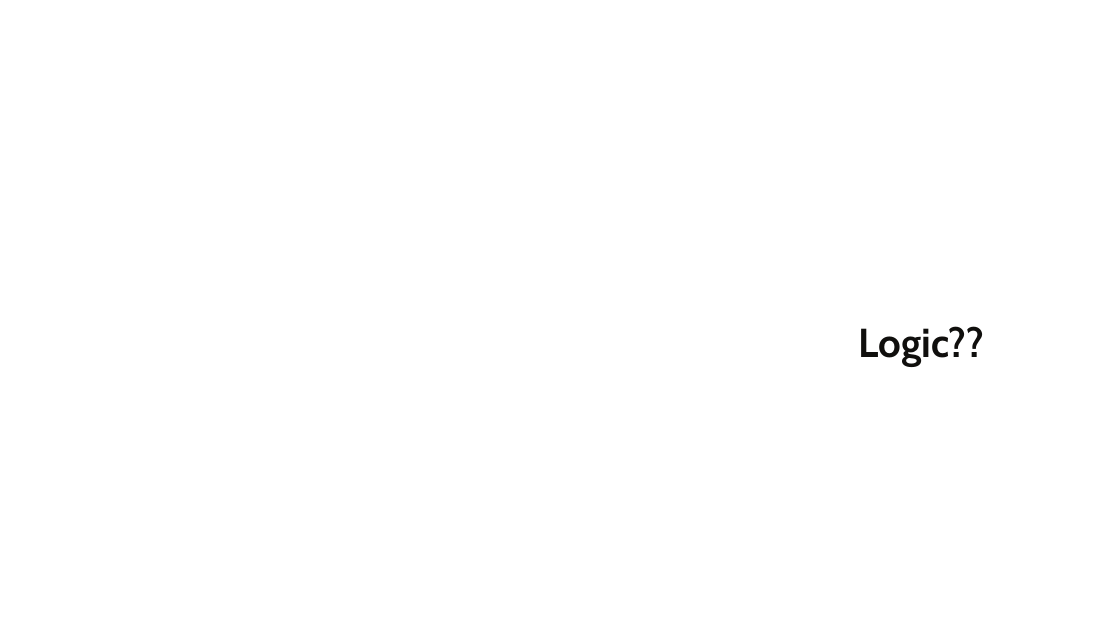
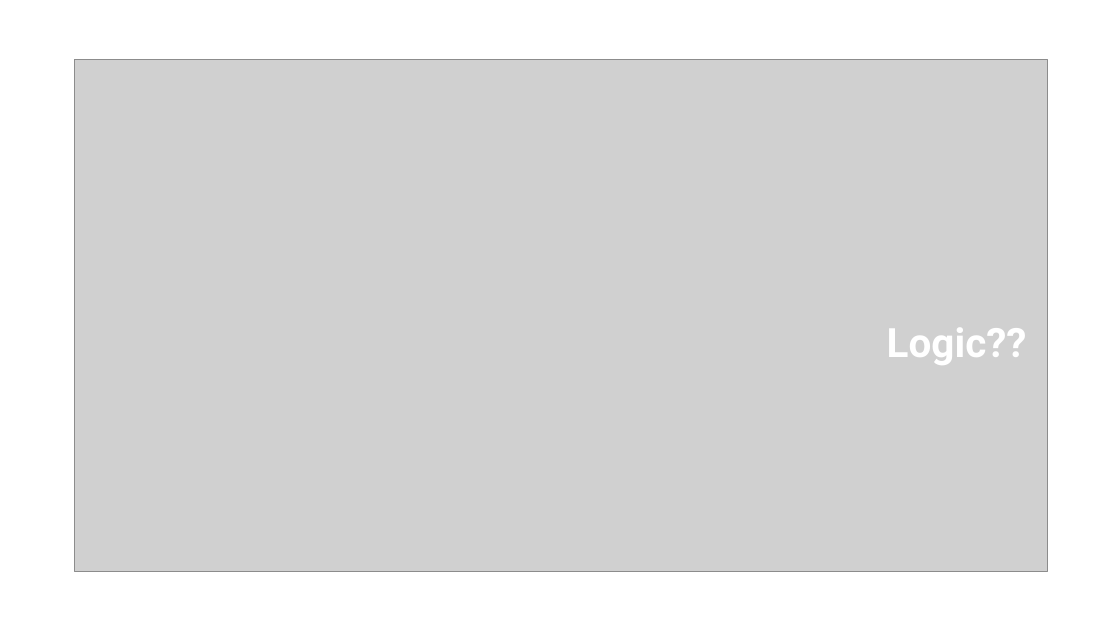
Before and after one commit to jagsbit/Split-Bill, a slide deck: slide 6 of presentatoin.pptx (slide 5 before the commit). Drawn at 1120x630 pixels with LibreOffice and Linux fonts; fonts in the diff are those of the drawing; grey boxes stand for pictures; background and template pictures are left out. Boxes give left, top, right and bottom in pixels: in the first picture for what was removed or moved away, otherwise in the second. Text is boxed around its words. In the diff, an @@ line names an element or a change of style, - is before the commit and + after.

Commit message:
ppt updated

```diff
--- a/presentatoin.pptx
+++ b/presentatoin.pptx
@@ picture added at (x1=74, y1=59, x2=1047, y2=572) @@
@@ text "Logic??" at (x1=887, y1=328, x2=1027, y2=365): font Cabin to Roboto, text colour #100F0D to #FFFFFF @@
```
Also in this commit, not shown: 1 slide added, 1 other file.
